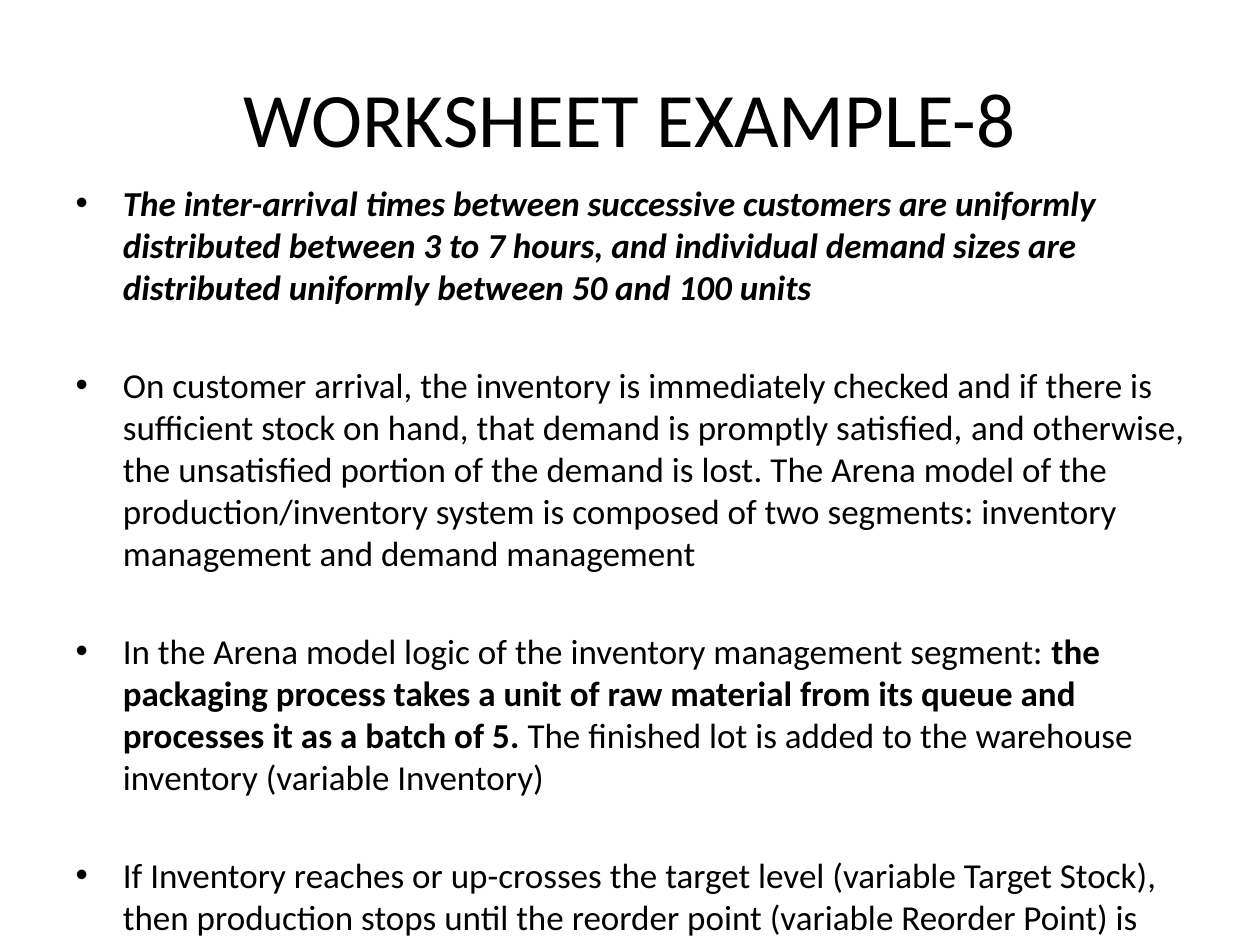
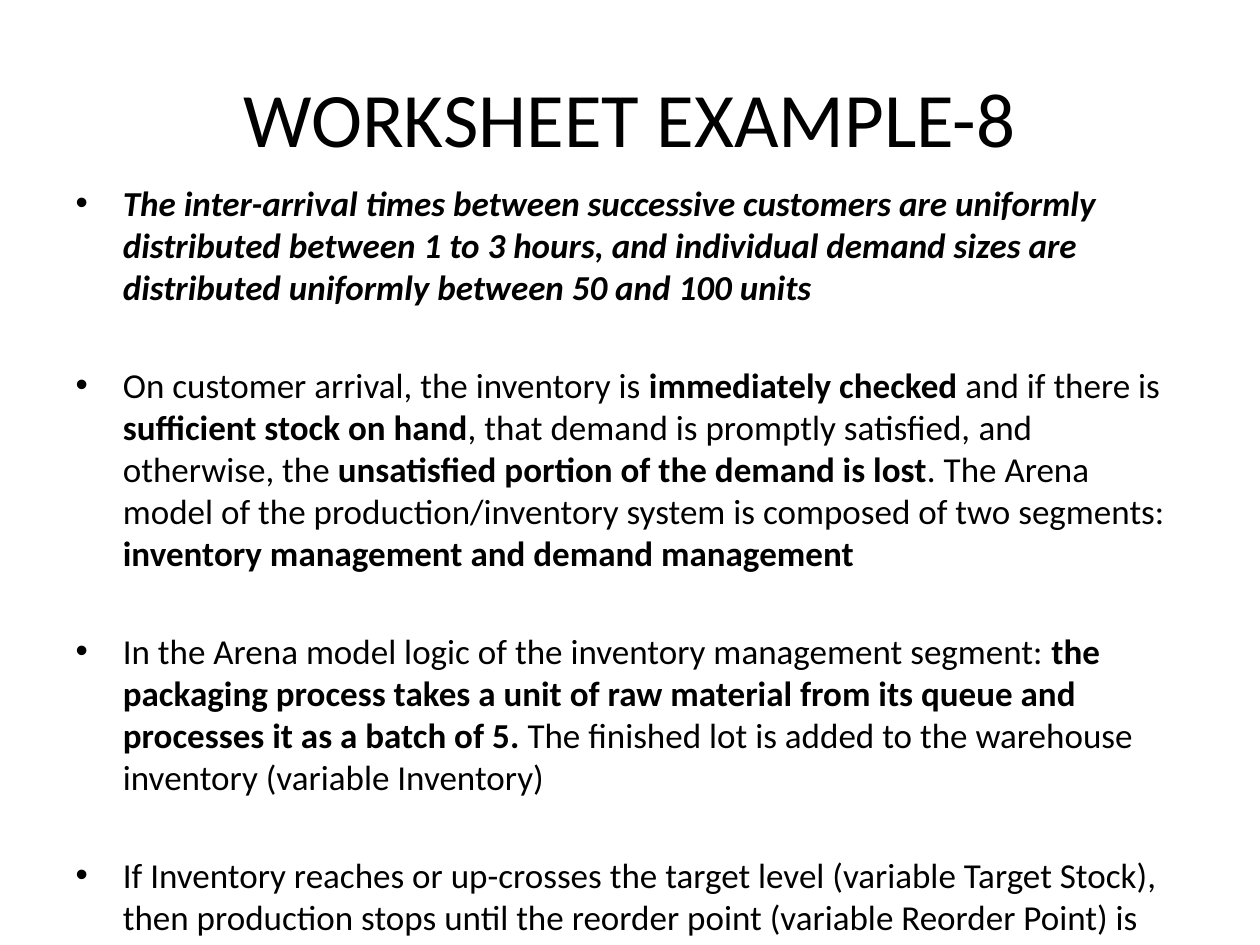
Before and after one commit to maeyler/Simulation, a slide deck: slide 102 of Simulation Works/QUESTIONS.pptx. Drawn at 1260x945 pixels with LibreOffice and Linux fonts; fonts in the diff are those of the drawing. Boxes give left, top, right and bottom in pixels: in the first picture for what was removed or moved away, otherwise in the second. Text is boxed around its words. In the diff, an @@ line names an element or a change of style, - is before the commit and + after.

Commit message:
works 9-11

```diff
--- a/Simulation Works/QUESTIONS.pptx
+++ b/Simulation Works/QUESTIONS.pptx
@@ text at (x1=123, y1=191, x2=1095, y2=306): text changed @@
-• The inter-arrival times between successive customers are uniformly distributed between 3 to 7 hours, and individual demand sizes are distributed uniformly between 50 and 100 units
+• The inter-arrival times between successive customers are uniformly distributed between 1 to 3 hours, and individual demand sizes are distributed uniformly between 50 and 100 units
@@ text at (x1=123, y1=373, x2=1164, y2=572): bold on in "immediately checked sufficient stock on hand, unsatisfied ..." @@
```
Also in this commit, not shown: 9 other slides changed, 14 slides added, 3 other files.
